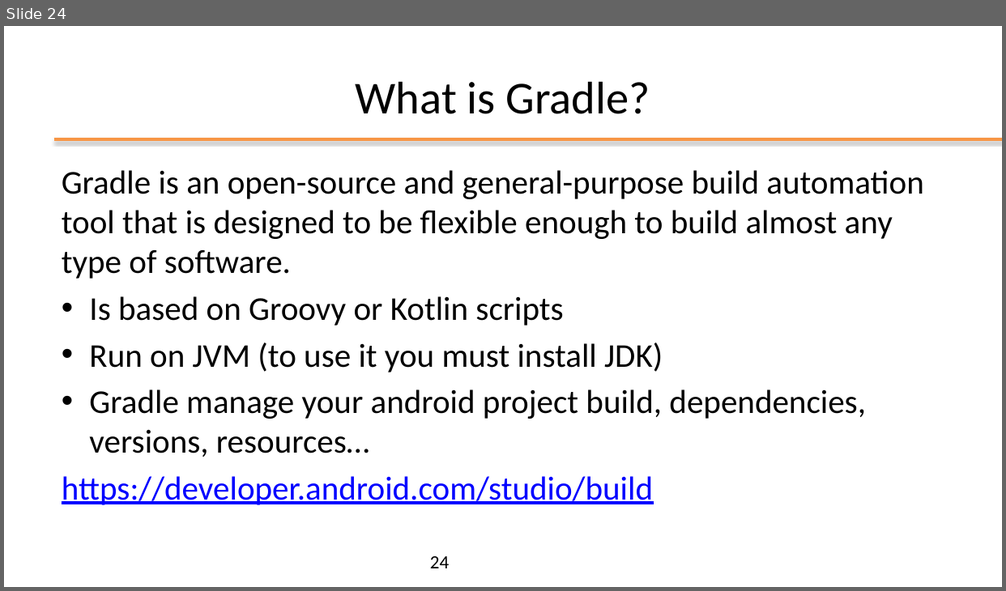
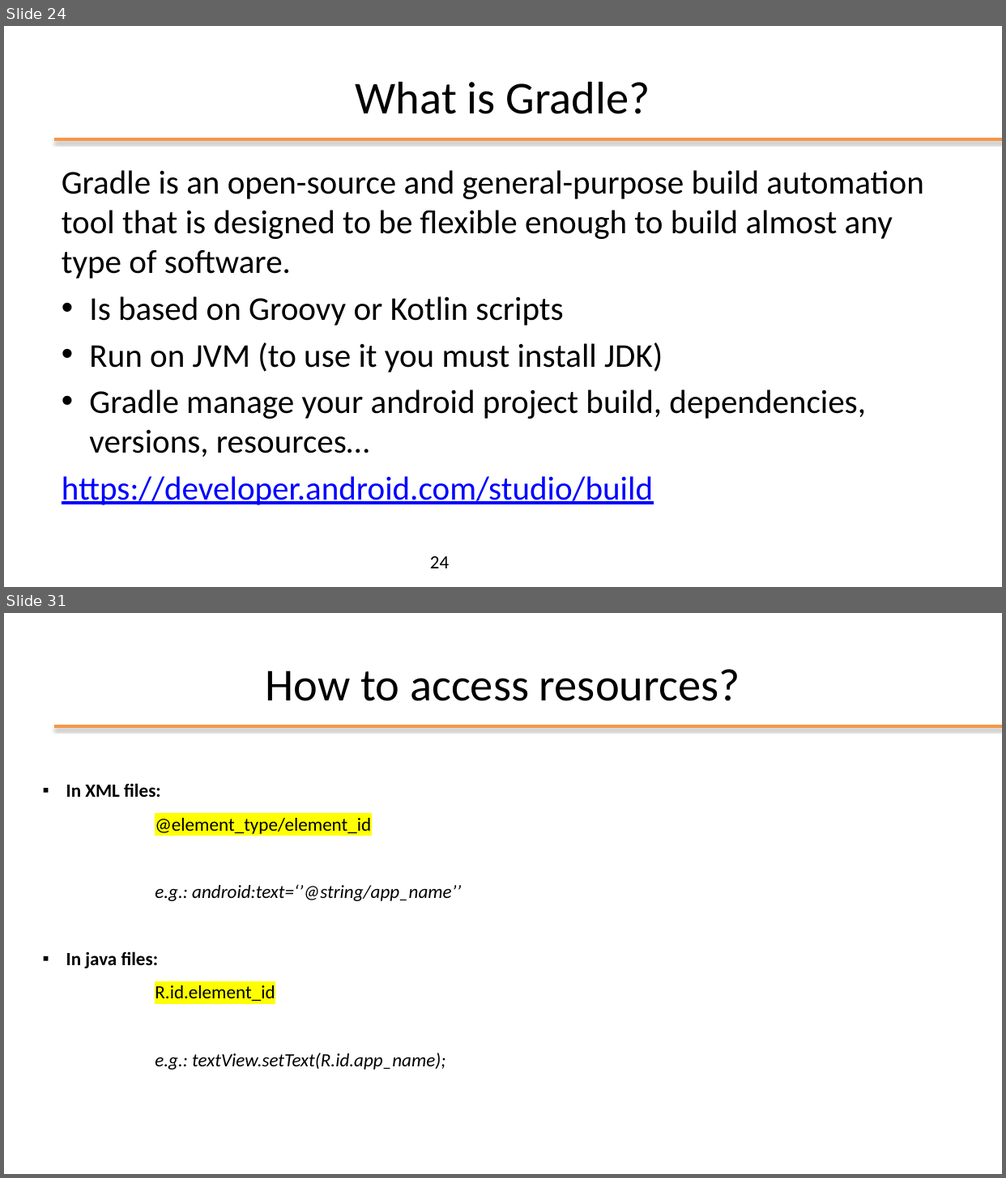
Before and after one commit to kevinmala00/ATTIVITA-PROGETTUALE, a slide deck: slides/02 - Android Studio.pptx. Shown one above the other, each under a label of ours: slide 24 before the commit, slides 24 and 31 after it; the slides between them are not shown. The pictures are 1006x591 and 1006x1178 pixels, drawn with LibreOffice and Linux fonts; fonts in the diff are those of the drawing; background and template pictures are left out. Boxes give left, top, right and bottom in pixels: in the first picture for what was removed or moved away, otherwise in the second. Text is boxed around its words. In the diff, an @@ line names an element or a change of style, - is before the commit and + after.

```diff
--- a/slides/02 - Android Studio.pptx
+++ b/slides/02 - Android Studio.pptx
@@ slide 31 added at (4,613,1002,1174), background #FFFFFF; not listed: 1 template element that a slide beside it also shows @@
@@ title added at (266,669,739,701), 44 pt, text #000000 @@
+How to access resources?
@@ text added at (66,783,461,1070), 18 pt, text #000000, italic @@
+▪ In XML files:
+      @element_type/element_id
+      e.g.: android:text=‘’@string/app_name’’
+▪ In java files:
+      R.id.element_id
+      e.g.: textView.setText(R.id.app_name);
```
Also in this commit, not shown: 9 other slides added.
